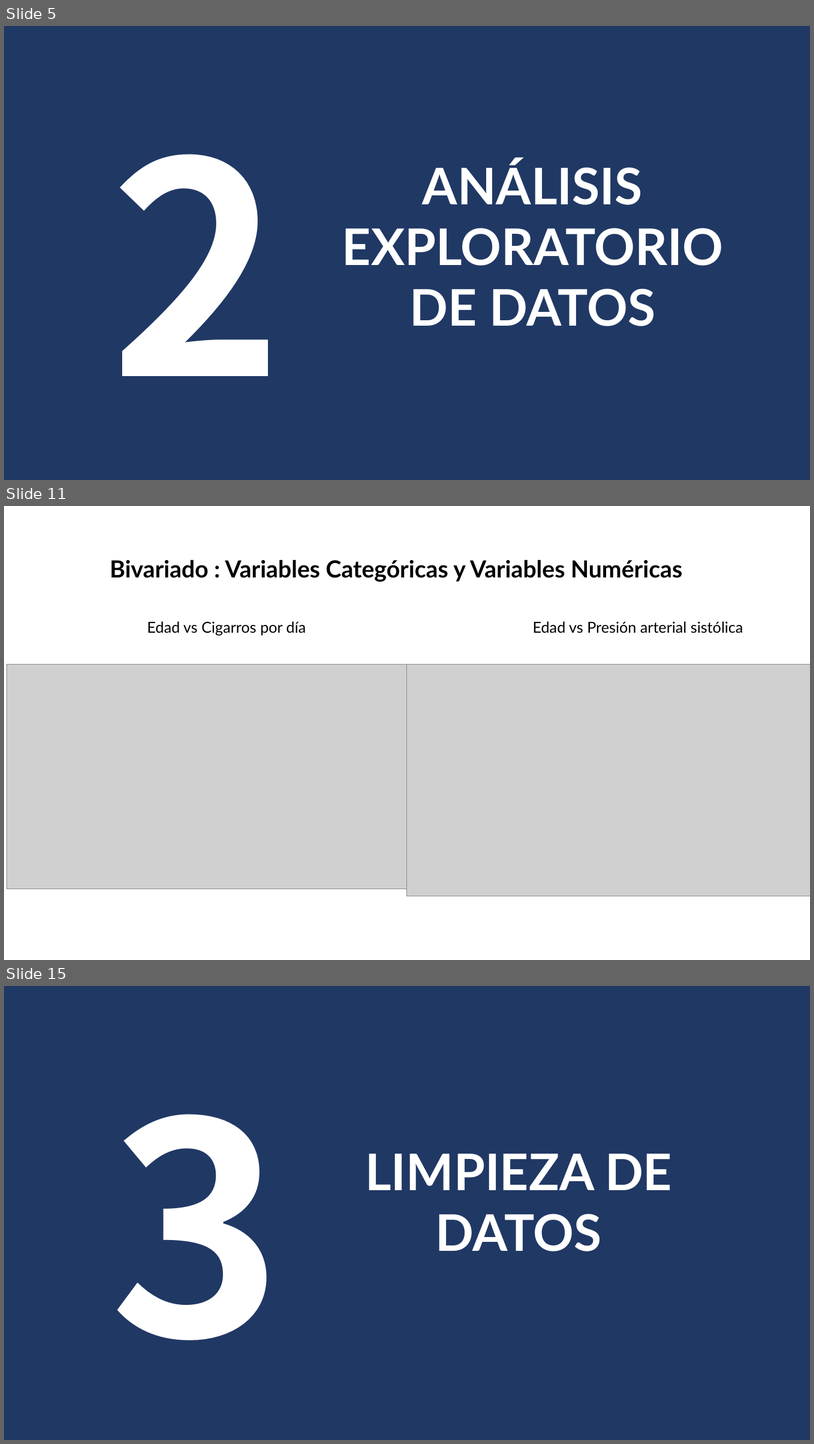
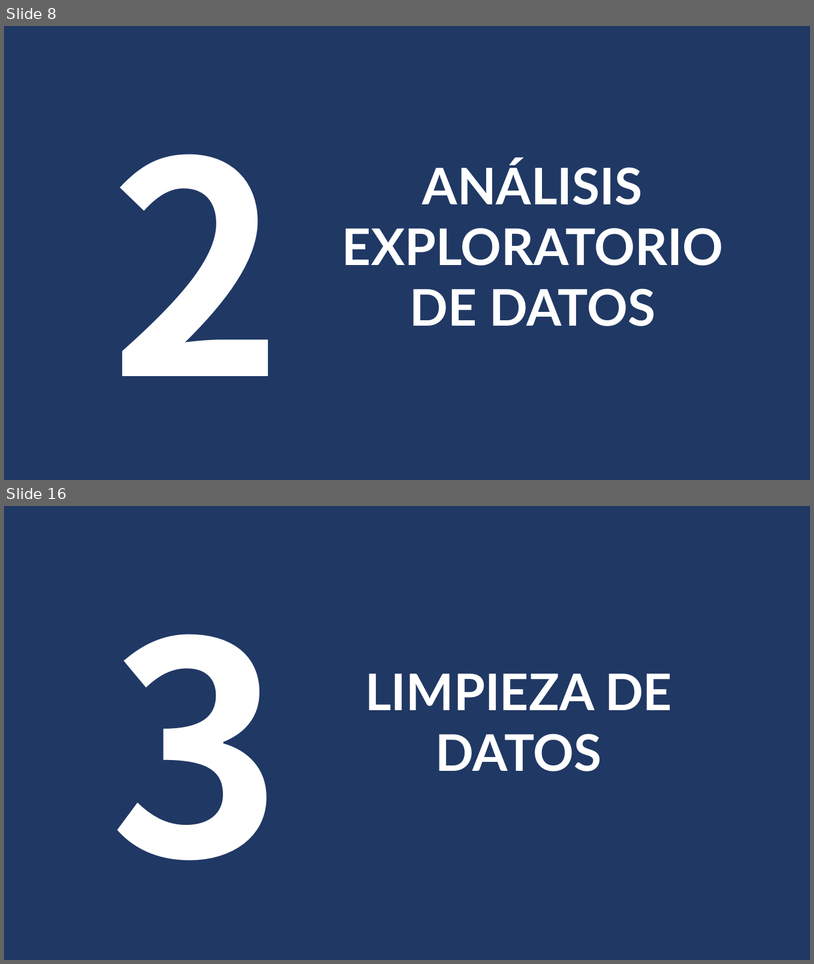
Before and after one commit to luis-gutierre/Proyectos, a slide deck: 1.Enfermedades Cardiovasculares/1.Enfermedades Cardiovasculares.pptx. Shown one above the other, each under a label of ours: slides 5, 11 and 15 before the commit, slides 8 and 16 after it; the slides between them are not shown. The pictures are 814x1444 and 814x964 pixels, drawn with LibreOffice and Linux fonts; fonts in the diff are those of the drawing; grey boxes stand for pictures. Boxes give left, top, right and bottom in pixels: in the first picture for what was removed or moved away, otherwise in the second. Text is boxed around its words. In the diff, an @@ line names an element or a change of style, - is before the commit and + after.

```diff
--- a/1.Enfermedades Cardiovasculares/1.Enfermedades Cardiovasculares.pptx
+++ b/1.Enfermedades Cardiovasculares/1.Enfermedades Cardiovasculares.pptx
@@ slide 11 removed at (x1=4, y1=506, x2=810, y2=960), background #FFFFFF @@
@@ rectangle removed at (x1=83, y1=551, x2=710, y2=585) @@
-Bivariado : Variables Categóricas y Variables Numéricas
@@ text removed at (x1=147, y1=621, x2=306, y2=636) @@
-Edad vs Cigarros por día
@@ text removed at (x1=533, y1=621, x2=744, y2=633) @@
-Edad vs Presión arterial sistólica
@@ picture removed at (x1=6, y1=664, x2=407, y2=888) @@
@@ picture removed at (x1=408, y1=664, x2=810, y2=895) @@
@@ what was slide 5 is now slide 8 @@
@@ what was slide 15 is now slide 16 @@
```
Also in this commit, not shown: 13 slides changed, 9 slides added, 12 other slides removed, 1 other file.
